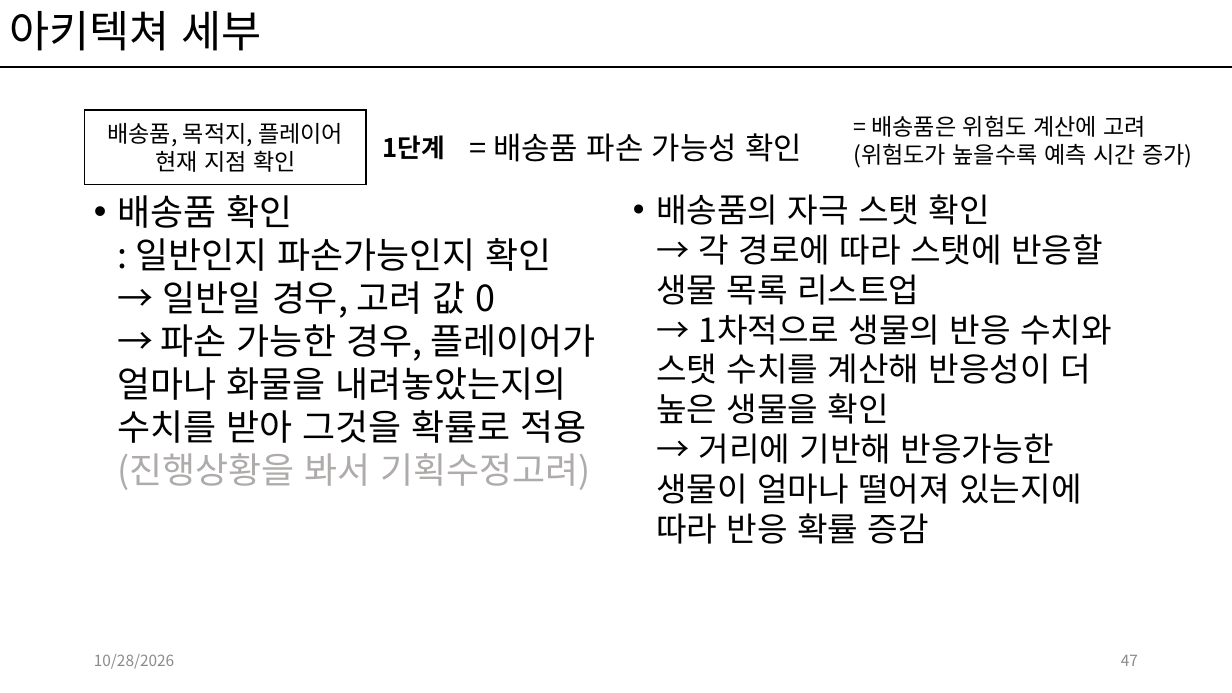
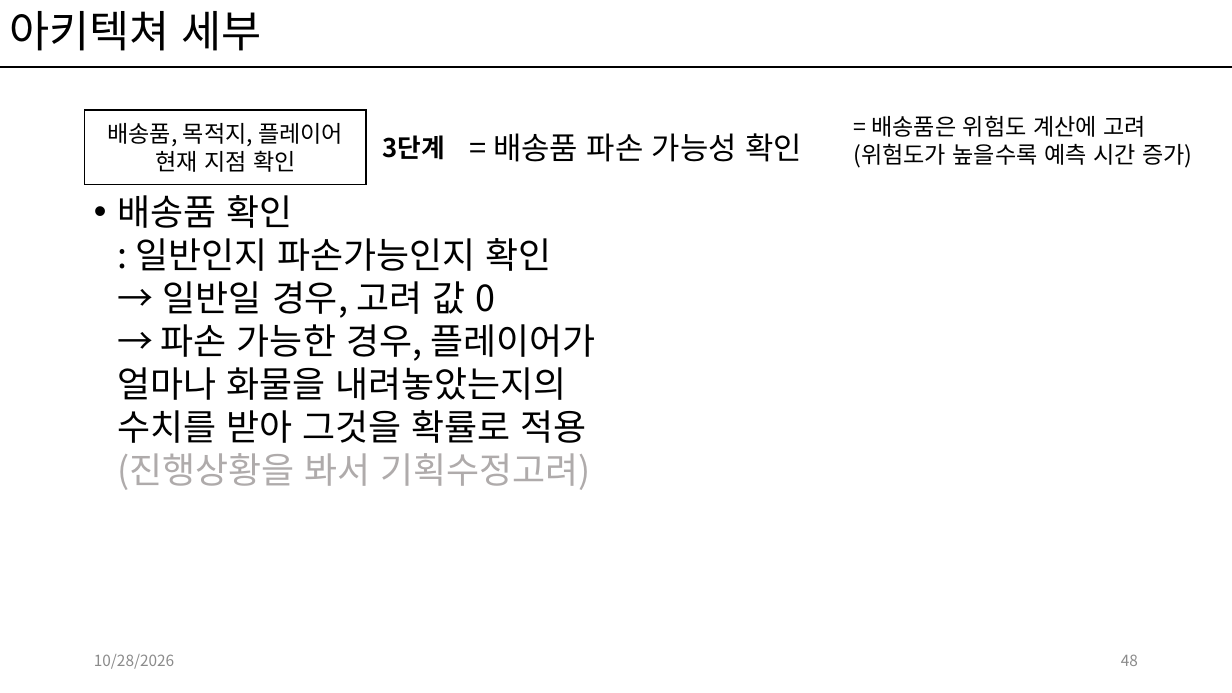
Before and after one commit to kwakyerin/2026_Graduation_Project, a slide deck: slide 48 of documents/HyunahKwon/design/designing/for_teammates/배트와 달트_기획.pptx (slide 47 before the commit). Drawn at 1232x693 pixels with LibreOffice and Linux fonts; fonts in the diff are those of the drawing. Boxes give left, top, right and bottom in pixels: in the first picture for what was removed or moved away, otherwise in the second. Text is boxed around its words. In the diff, an @@ line names an element or a change of style, - is before the commit and + after.

Commit message:
아키텍쳐 기획 세부 정리 완료
전체 기획서에 위치함, 수정한 페이지는 표시를 해둠

```diff
--- a/documents/HyunahKwon/design/designing/for_teammates/배트와 달트_기획.pptx
+++ b/documents/HyunahKwon/design/designing/for_teammates/배트와 달트_기획.pptx
@@ text at (383, 135, 445, 160): text changed @@
-1단계
+3단계
@@ text removed at (656, 194, 1112, 544) @@
-• 배송품의 자극 스탯 확인
-  → 각 경로에 따라 스탯에 반응할 생물 목록 리스트업
-  → 1차적으로 생물의 반응 수치와 스탯 수치를 계산해 반응성이 더 높은 생물을 확인
-  → 거리에 기반해 반응가능한 생물이 얼마나 떨어져 있는지에 따라 반응 확률 증감
@@ page number at (1121, 654, 1138, 666): text changed @@
-47
+48
```
Also in this commit, not shown: 11 other slides changed, 6 slides added.
